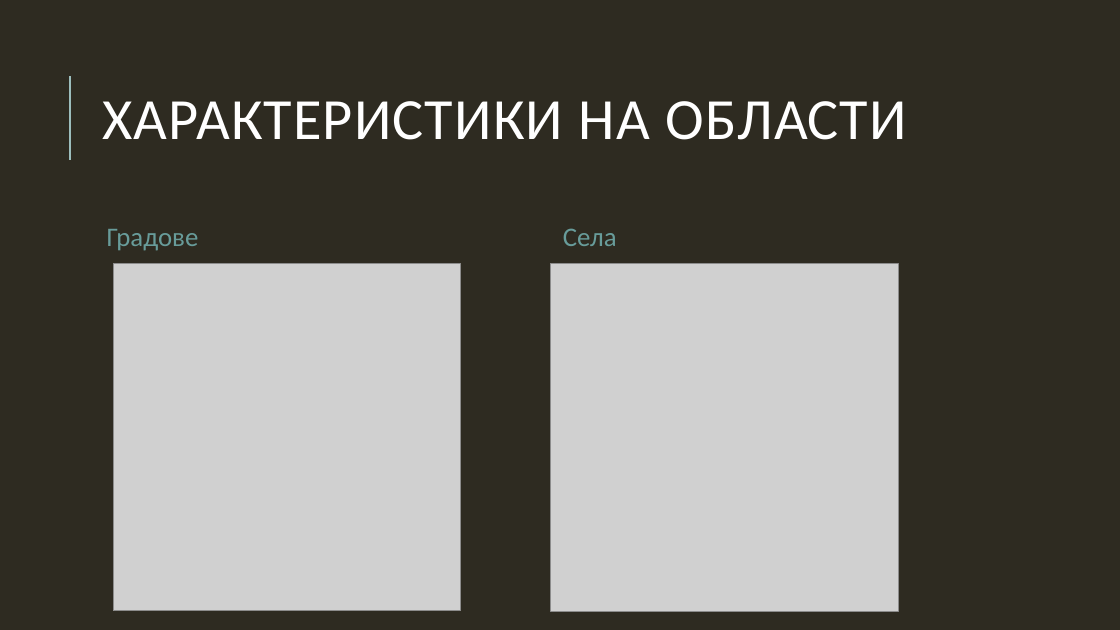
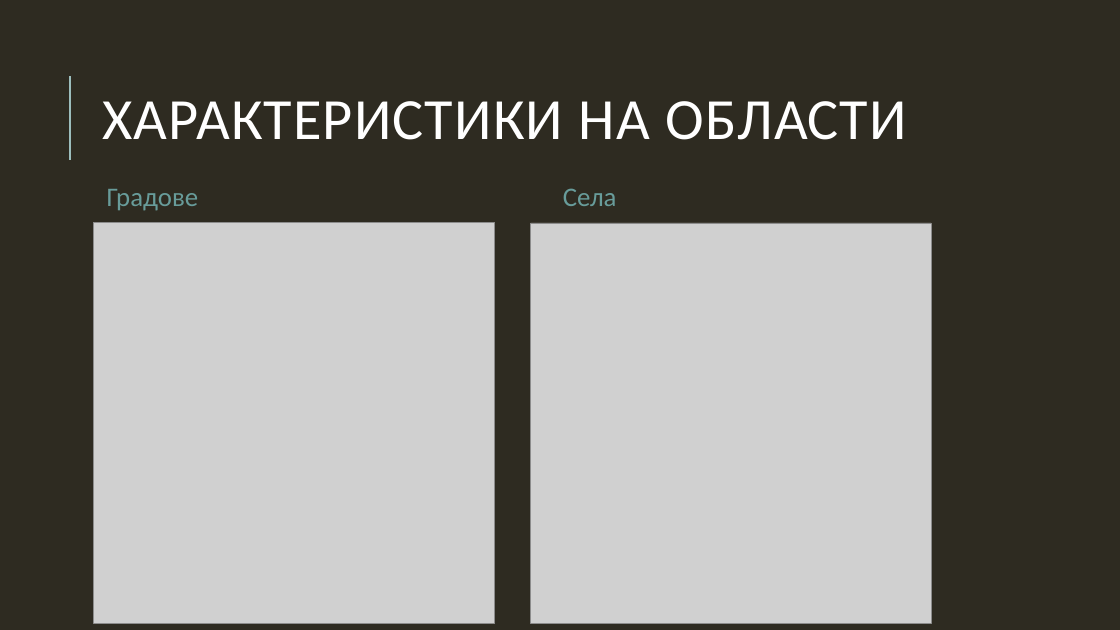
Before and after one commit to sarabadjieva/MITM322_DataMining, a slide deck: slide 29 of Анализ.pptx (slide 28 before the commit). Drawn at 1120x630 pixels with LibreOffice and Linux fonts; fonts in the diff are those of the drawing; grey boxes stand for pictures. Boxes give left, top, right and bottom in pixels: in the first picture for what was removed or moved away, otherwise in the second. Text is boxed around its words. In the diff, an @@ line names an element or a change of style, - is before the commit and + after.

```diff
--- a/Анализ.pptx
+++ b/Анализ.pptx
@@ text "Градове": place and size @@
-text "Градове" at box(107, 229, 199, 251)
+text "Градове" at box(107, 189, 199, 211)
@@ text "Села": place and size @@
-text "Села" at box(563, 228, 617, 246)
+text "Села" at box(563, 188, 617, 206)
@@ picture: place and size @@
-picture at box(113, 264, 461, 612)
+picture at box(94, 223, 495, 623)
@@ picture: place and size @@
-picture at box(550, 264, 898, 612)
+picture at box(531, 223, 932, 623)
```
Also in this commit, not shown: 17 other slides changed, 3 slides added, 2 slides removed, 24 other files.
